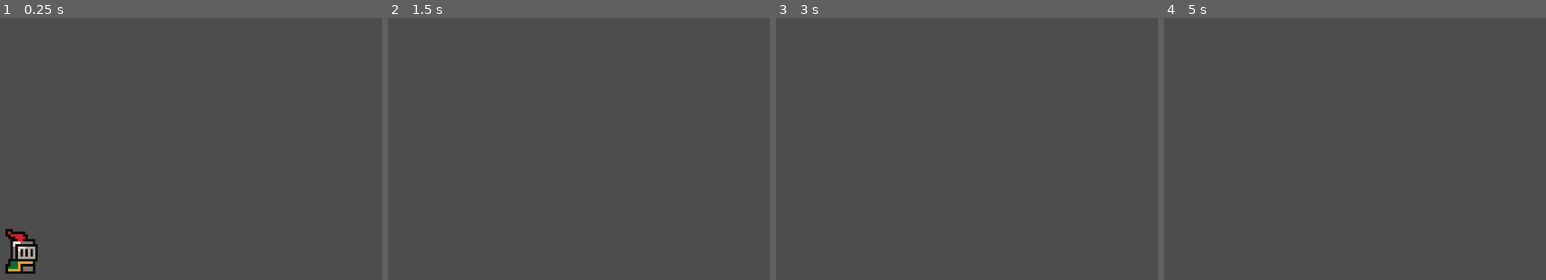
Above: before the commit, frames 1-4 (left to right).
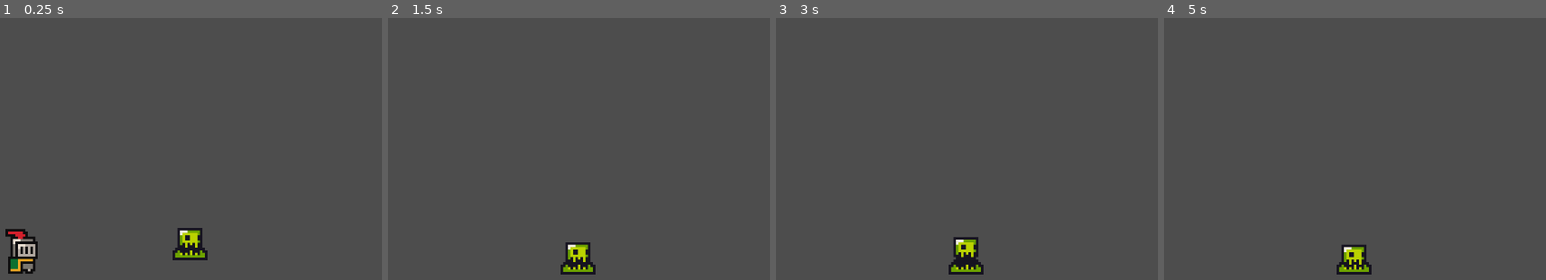
Above: after the commit, the same moments.

Repository: naziae23/brackeys-game-jam-2026
Game: Godot game, scene res://scenes/game.tscn
Two runs of this game, one before a commit and one after it. Both use one fixed random seed, a clock stepped at 60 frames per second and the inputs below.
Inputs:
- Up to frame 1 (0.25 s): no input
- Up to frame 2 (1.5 s): tap Enter (ui_accept) at 0.5, 0.77 s; hold Right (ui_right) from 0.53 s (still down)
- Up to frame 3 (3 s): tap Enter (ui_accept) at 1.52, 2.75 s; release Right (ui_right) at 2.03 s; hold Left (ui_left) 2.03-2.78 s; hold Right (ui_right) from 2.78 s (still down)
- Up to frame 4 (5 s): tap Enter (ui_accept) at 3.02, 3.77, 4.52 s; release Right (ui_right) at 4.28 s; hold Left (ui_left) from 4.28 s (still down)

The runs differ from the first frame. In frame 1, 1.5% of the frame differs, in the area x 1-55%, y 80-98%; in frame 2, 0.9%; in frame 3, 1.0%; in frame 4, 0.9%.

Commit message:
created enemy character

Diff:
--- a/project.godot
+++ b/project.godot
@@ -16,6 +16,19 @@
 config/icon="res://icon.svg"
 <<<<<<<HEADrun/main_scene="uid://ddw73j807lyq1"
 
+[input]
+
+move_right={
+"deadzone": 0.2,
+"events": [Object(InputEventKey,"resource_local_to_scene":false,"resource_name":"","device":-1,"window_id":0,"alt_pressed":false,"shift_pressed":false,"ctrl_pressed":false,"meta_pressed":false,"pressed":false,"keycode":0,"physical_keycode":68,"key_label":0,"unicode":100,"location":0,"echo":false,"script":null)
+]
+}
+move_left={
+"deadzone": 0.2,
+"events": [Object(InputEventKey,"resource_local_to_scene":false,"resource_name":"","device":-1,"window_id":0,"alt_pressed":false,"shift_pressed":false,"ctrl_pressed":false,"meta_pressed":false,"pressed":false,"keycode":0,"physical_keycode":65,"key_label":0,"unicode":97,"location":0,"echo":false,"script":null)
+]
+}
+
 [physics]
 
 3d/physics_engine="Jolt Physics"
--- a/scenes/game.tscn
+++ b/scenes/game.tscn
@@ -1,6 +1,7 @@
 [gd_scene format=3 uid="uid://dt2c1k33w5wp3"]
 
 [ext_resource type="PackedScene" uid="uid://b62febci148m3" path="res://scenes/player.tscn" id="1_uwrxv"]
+[ext_resource type="PackedScene" uid="uid://be7eppxvq80tm" path="res://scenes/slime.tscn" id="2_yqjtg"]
 
 [sub_resource type="WorldBoundaryShape2D" id="WorldBoundaryShape2D_uwrxv"]
 distance = -14.0
@@ -11,6 +12,10 @@
 [node name="Player" parent="." unique_id=354929937 instance=ExtResource("1_uwrxv")]
 position = Vector2(34, -23)
 
+[node name="Slime" parent="." unique_id=742151668 instance=ExtResource("2_yqjtg")]
+position = Vector2(103, -43)
+collision_mask = 1
+
 [node name="StaticBody2D" type="StaticBody2D" parent="." unique_id=207835627]
 position = Vector2(36, -11)
 
--- a/scenes/player.tscn
+++ b/scenes/player.tscn
@@ -198,7 +198,7 @@
 }],
 "loop": true,
 "name": &"idle",
-"speed": 10.0
+"speed": 5.0
 }, {
 "frames": [{
 "duration": 1.0,
@@ -292,7 +292,7 @@
 [node name="AnimatedSprite2D" type="AnimatedSprite2D" parent="." unique_id=551870853]
 position = Vector2(2, -12)
 sprite_frames = SubResource("SpriteFrames_tuyoq")
-animation = &"hit"
+animation = &"idle"
 autoplay = "idle"
 
 [node name="CollisionShape2D" type="CollisionShape2D" parent="." unique_id=1238984716]
--- /dev/null
+++ b/scenes/slime.tscn
@@ -0,0 +1,151 @@
+[gd_scene format=3 uid="uid://be7eppxvq80tm"]
+
+[ext_resource type="Texture2D" uid="uid://dlqndnj451cuf" path="res://assets/sprites/slime_green.png" id="1_371uh"]
+[ext_resource type="Script" uid="uid://c7sym3yv82p1" path="res://scripts/slime.gd" id="1_p2gj0"]
+
+[sub_resource type="AtlasTexture" id="AtlasTexture_371uh"]
+atlas = ExtResource("1_371uh")
+region = Rect2(0, 24, 24, 24)
+
+[sub_resource type="AtlasTexture" id="AtlasTexture_fd6lc"]
+atlas = ExtResource("1_371uh")
+region = Rect2(24, 24, 24, 24)
+
+[sub_resource type="AtlasTexture" id="AtlasTexture_gstla"]
+atlas = ExtResource("1_371uh")
+region = Rect2(48, 24, 24, 24)
+
+[sub_resource type="AtlasTexture" id="AtlasTexture_v5wyi"]
+atlas = ExtResource("1_371uh")
+region = Rect2(72, 24, 24, 24)
+
+[sub_resource type="AtlasTexture" id="AtlasTexture_0l8pv"]
+atlas = ExtResource("1_371uh")
+region = Rect2(0, 48, 24, 24)
+
+[sub_resource type="AtlasTexture" id="AtlasTexture_vnioy"]
+atlas = ExtResource("1_371uh")
+region = Rect2(24, 48, 24, 24)
+
+[sub_resource type="AtlasTexture" id="AtlasTexture_2xjuo"]
+atlas = ExtResource("1_371uh")
+region = Rect2(48, 48, 24, 24)
+
+[sub_resource type="AtlasTexture" id="AtlasTexture_a02ik"]
+atlas = ExtResource("1_371uh")
+region = Rect2(72, 48, 24, 24)
+
+[sub_resource type="AtlasTexture" id="AtlasTexture_pu8ps"]
+atlas = ExtResource("1_371uh")
+region = Rect2(48, 0, 24, 24)
+
+[sub_resource type="AtlasTexture" id="AtlasTexture_g40cl"]
+atlas = ExtResource("1_371uh")
+region = Rect2(72, 0, 24, 24)
+
+[sub_resource type="AtlasTexture" id="AtlasTexture_cxm07"]
+atlas = ExtResource("1_371uh")
+region = Rect2(0, 24, 24, 24)
+
+[sub_resource type="AtlasTexture" id="AtlasTexture_p2gj0"]
+atlas = ExtResource("1_371uh")
+region = Rect2(0, 0, 24, 24)
+
+[sub_resource type="AtlasTexture" id="AtlasTexture_n6pvg"]
+atlas = ExtResource("1_371uh")
+region = Rect2(24, 0, 24, 24)
+
+[sub_resource type="AtlasTexture" id="AtlasTexture_pjw23"]
+atlas = ExtResource("1_371uh")
+region = Rect2(48, 0, 24, 24)
+
+[sub_resource type="AtlasTexture" id="AtlasTexture_2npkn"]
+atlas = ExtResource("1_371uh")
+region = Rect2(72, 0, 24, 24)
+
+[sub_resource type="SpriteFrames" id="SpriteFrames_srws1"]
+animations = [{
+"frames": [{
+"duration": 1.0,
+"texture": SubResource("AtlasTexture_371uh")
+}, {
+"duration": 1.0,
+"texture": SubResource("AtlasTexture_fd6lc")
+}, {
+"duration": 1.0,
+"texture": SubResource("AtlasTexture_gstla")
+}, {
+"duration": 1.0,
+"texture": SubResource("AtlasTexture_v5wyi")
+}, {
+"duration": 1.0,
+"texture": SubResource("AtlasTexture_0l8pv")
+}],
+"loop": true,
+"name": &"attack",
+"speed": 4.0
+}, {
+"frames": [{
+"duration": 1.0,
+"texture": SubResource("AtlasTexture_vnioy")
+}, {
+"duration": 1.0,
+"texture": SubResource("AtlasTexture_2xjuo")
+}, {
+"duration": 1.0,
+"texture": SubResource("AtlasTexture_a02ik")
+}],
+"loop": true,
+"name": &"hit",
+"speed": 4.0
+}, {
+"frames": [{
+"duration": 1.0,
+"texture": SubResource("AtlasTexture_pu8ps")
+}, {
+"duration": 1.0,
+"texture": SubResource("AtlasTexture_g40cl")
+}, {
+"duration": 1.0,
+"texture": SubResource("AtlasTexture_pu8ps")
+}, {
+"duration": 1.0,
+"texture": SubResource("AtlasTexture_cxm07")
+}],
+"loop": true,
+"name": &"idle",
+"speed": 2.0
+}, {
+"frames": [{
+"duration": 1.0,
+"texture": SubResource("AtlasTexture_p2gj0")
+}, {
+"duration": 1.0,
+"texture": SubResource("AtlasTexture_n6pvg")
+}, {
+"duration": 1.0,
+"texture": SubResource("AtlasTexture_pjw23")
+}, {
+"duration": 1.0,
+"texture": SubResource("AtlasTexture_2npkn")
+}],
+"loop": true,
+"name": &"spawn",
+"speed": 4.0
+}]
+
+[sub_resource type="RectangleShape2D" id="RectangleShape2D_371uh"]
+size = Vector2(14, 11)
+
+[node name="RigidBody2D" type="RigidBody2D" unique_id=742151668]
+script = ExtResource("1_p2gj0")
+
+[node name="AnimatedSprite2D" type="AnimatedSprite2D" parent="." unique_id=1450539864]
+sprite_frames = SubResource("SpriteFrames_srws1")
+animation = &"idle"
+frame = 2
+frame_progress = 0.80302805
+
+[node name="CollisionShape2D" type="CollisionShape2D" parent="." unique_id=745783893]
+position = Vector2(0, 6.5)
+shape = SubResource("RectangleShape2D_371uh")
--- /dev/null
+++ b/scripts/slime.gd
@@ -0,0 +1,13 @@
+extends RigidBody2D
+
+
+# Called when the node enters the scene tree for the first time.
+func _ready():
+	$AnimatedSprite2D.animation = "spawn"
+	$AnimatedSprite2D.play()
+
+
+# Called every frame. 'delta' is the elapsed time since the previous frame.
+func _process(delta: float) -> void:
+	$AnimatedSprite2D.animation = "attack"
+	$AnimatedSprite2D.play()
Not shown, added: scripts/slime.gd.uid
